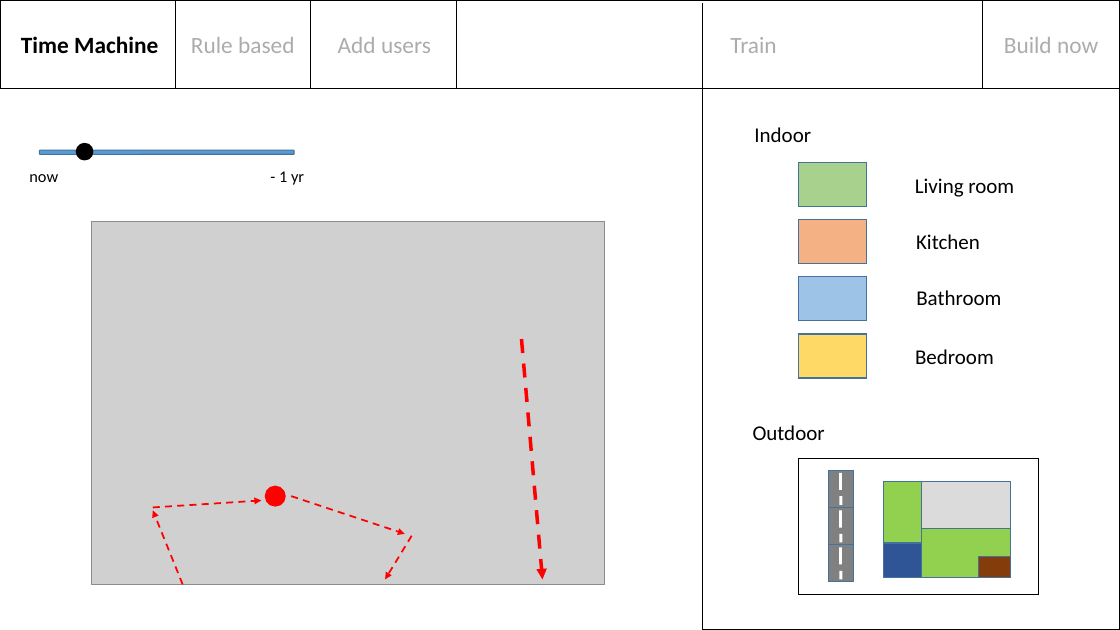
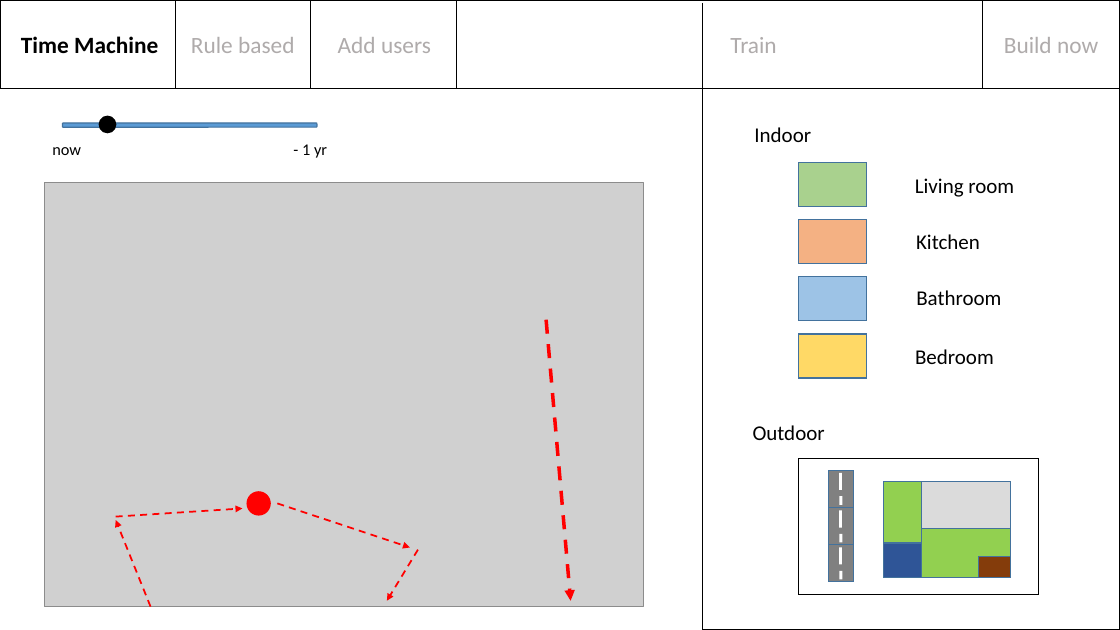
Before and after one commit to collinsquillian/HCI-US-B, a slide deck: slide 7 of interfaces.pptx (slide 5 before the commit). Drawn at 1120x630 pixels with LibreOffice and Linux fonts; fonts in the diff are those of the drawing; grey boxes stand for pictures. Boxes give left, top, right and bottom in pixels: in the first picture for what was removed or moved away, otherwise in the second. Text is boxed around its words. In the diff, an @@ line names an element or a change of style, - is before the commit and + after.

```diff
--- a/interfaces.pptx
+++ b/interfaces.pptx
@@ ellipse: place and size @@
-ellipse at <box>76,144,93,160</box>
+ellipse at <box>99,116,116,133</box>
@@ 2 texts, 1 rounded rectangle: place and size @@
-2 texts, 1 rounded rectangle at <box>29,150,304,185</box>
+2 texts, 1 rounded rectangle at <box>52,123,327,158</box>
@@ picture: place and size @@
-picture at <box>92,222,605,585</box>
+picture at <box>44,182,644,607</box>
@@ arrow moved from (522, 339) - (543, 580) to (546, 320) - (571, 601) @@
@@ arrow moved from (153, 507) - (261, 501) to (116, 517) - (243, 508) @@
@@ ellipse: place and size @@
-ellipse at <box>266,486,286,507</box>
+ellipse at <box>247,492,271,516</box>
@@ arrow moved from (292, 497) - (405, 534) to (277, 503) - (410, 548) @@
@@ arrow moved from (182, 585) - (153, 511) to (150, 607) - (116, 520) @@
@@ arrow moved from (412, 536) - (385, 580) to (418, 549) - (387, 601) @@
```
Also in this commit, not shown: 2 other slides changed, 4 slides added, 16 other files.
